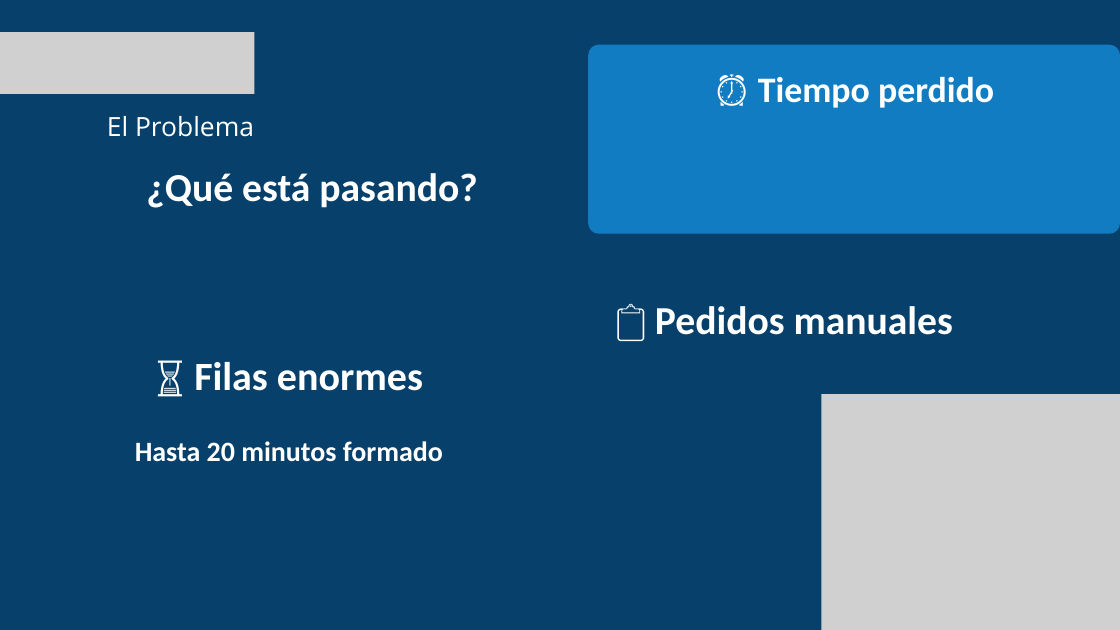
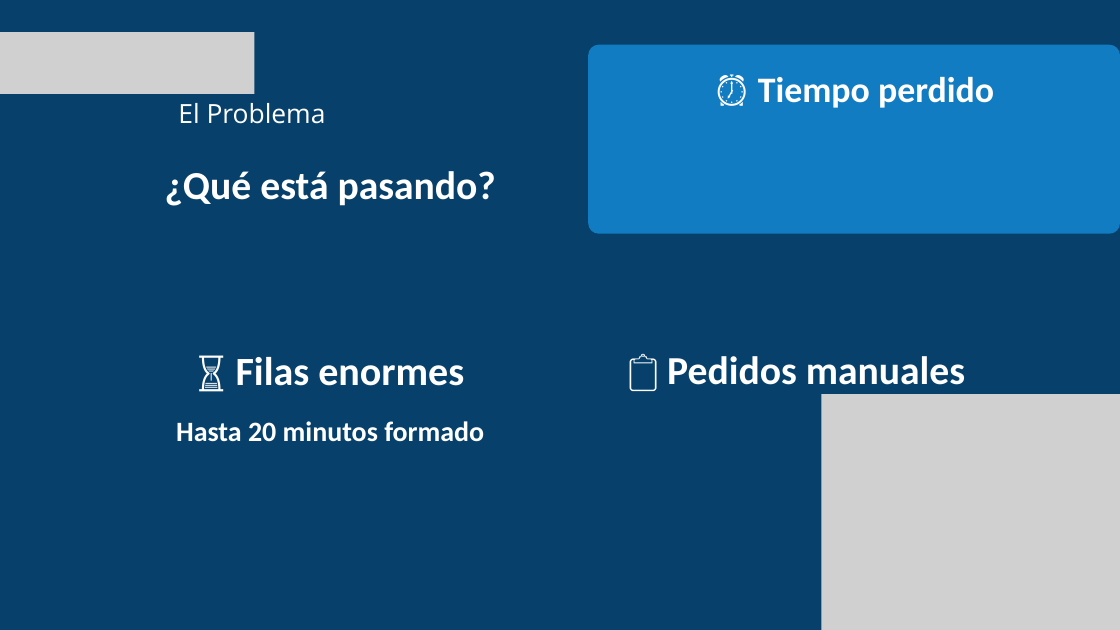
Before and after one commit to ejercitopalomazi9111-arch/mazi-central, a slide deck: slide 4 of fadori/presentacion/Fadori-STEAM.pptx. Drawn at 1120x630 pixels with LibreOffice and Linux fonts; fonts in the diff are those of the drawing; grey boxes stand for pictures. Boxes give left, top, right and bottom in pixels: in the first picture for what was removed or moved away, otherwise in the second. Text is boxed around its words. In the diff, an @@ line names an element or a change of style, - is before the commit and + after.

```diff
--- a/fadori/presentacion/Fadori-STEAM.pptx
+++ b/fadori/presentacion/Fadori-STEAM.pptx
@@ text "El Problema" moved from (x1=107, y1=116, x2=254, y2=137) to (x1=178, y1=103, x2=326, y2=124) @@
@@ text "¿Qué está pasando?" moved from (x1=146, y1=173, x2=477, y2=208) to (x1=165, y1=171, x2=496, y2=206) @@
@@ text "⏳ Filas enormes" moved from (x1=194, y1=362, x2=423, y2=391) to (x1=236, y1=357, x2=464, y2=386) @@
@@ text "📋 Pedidos manuales" moved from (x1=655, y1=306, x2=953, y2=335) to (x1=667, y1=356, x2=965, y2=385) @@
@@ text "Hasta 20 minutos formado" moved from (x1=135, y1=441, x2=443, y2=462) to (x1=176, y1=421, x2=484, y2=442) @@
```
Also in this commit, not shown: 18 other slides changed, 5 other files.
